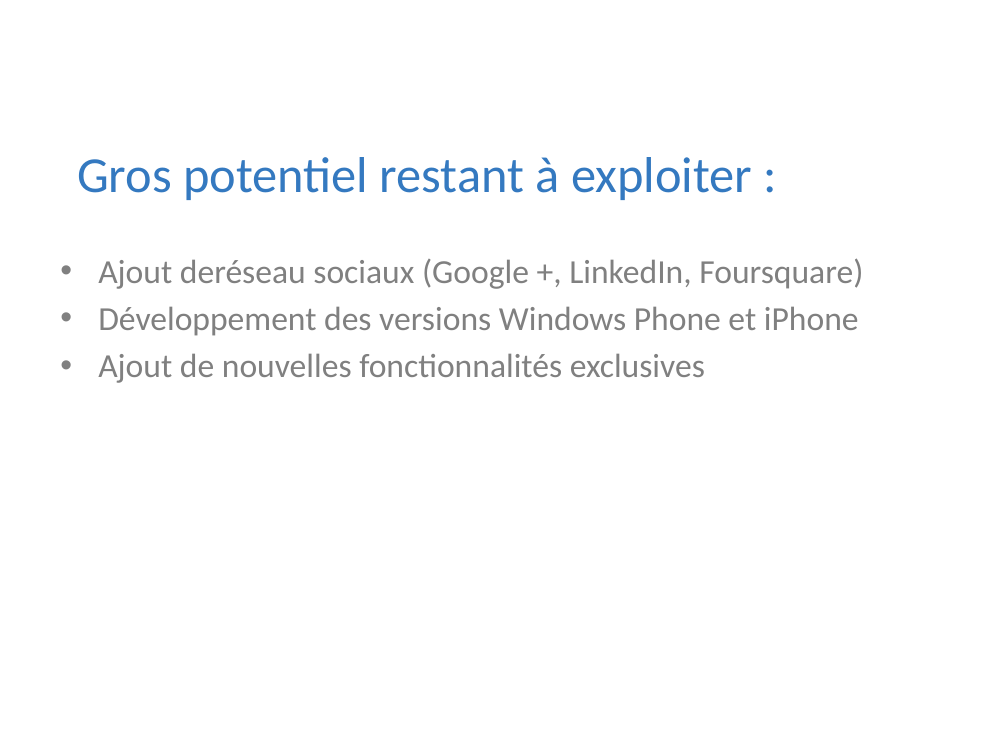
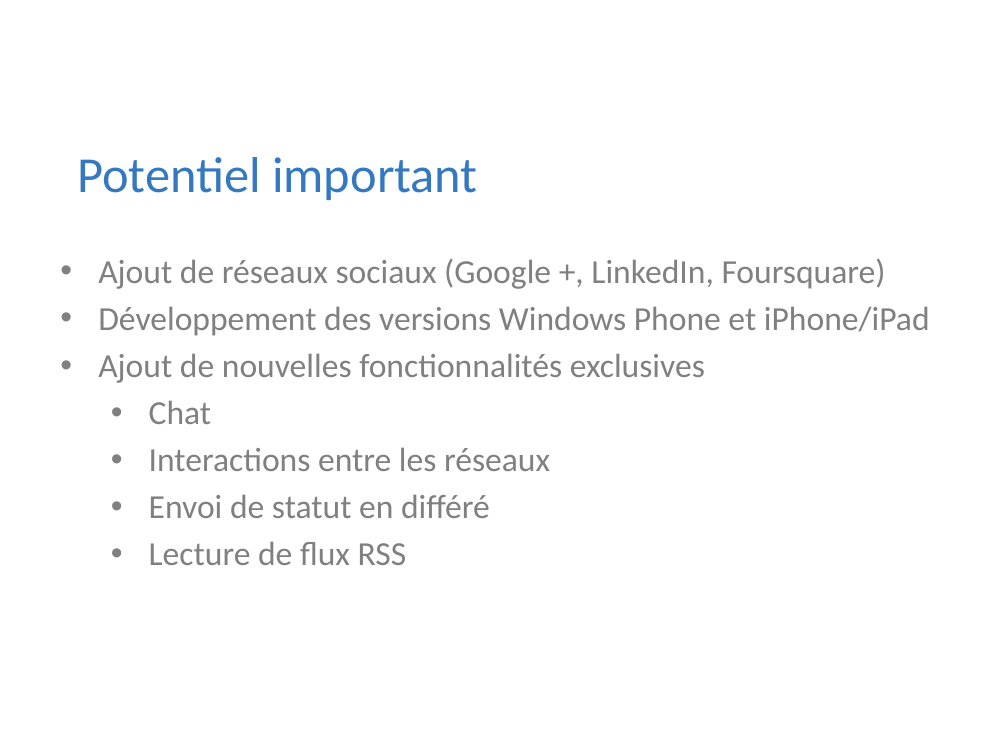
Before and after one commit to Riges/eip-silverlight, a slide deck: slide 17 of Docs/eip 10.09.11/myNETwork.pptx. Drawn at 1008x756 pixels with LibreOffice and Linux fonts; fonts in the diff are those of the drawing; background and template pictures are left out. Boxes give left, top, right and bottom in pixels: in the first picture for what was removed or moved away, otherwise in the second. Text is boxed around its words. In the diff, an @@ line names an element or a change of style, - is before the commit and + after.

```diff
--- a/Docs/eip 10.09.11/myNETwork.pptx
+++ b/Docs/eip 10.09.11/myNETwork.pptx
@@ text at box(77, 157, 478, 200): text changed @@
-Gros potentiel restant à exploiter :
+Potentiel important
@@ text at box(98, 258, 930, 336): text changed @@
-• Ajout deréseau sociaux (Google +, LinkedIn, Foursquare)
-• Développement des versions Windows Phone et iPhone
+• Ajout de réseaux sociaux (Google +, LinkedIn, Foursquare)
+• Développement des versions Windows Phone et iPhone/iPad
@@ text at box(149, 400, 550, 565): paragraphs added @@
+  • Chat
+  • Interactions entre les réseaux
+  • Envoi de statut en différé
+  • Lecture de flux RSS
```
Also in this commit, not shown: 13 other slides changed, 2 slides added, 2 slides removed, 2 other files.
